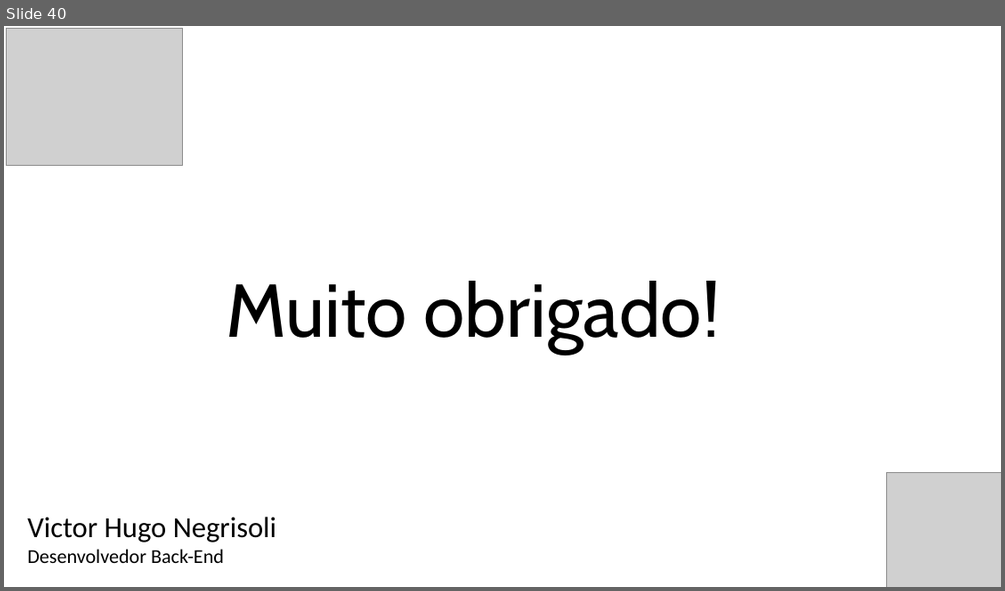
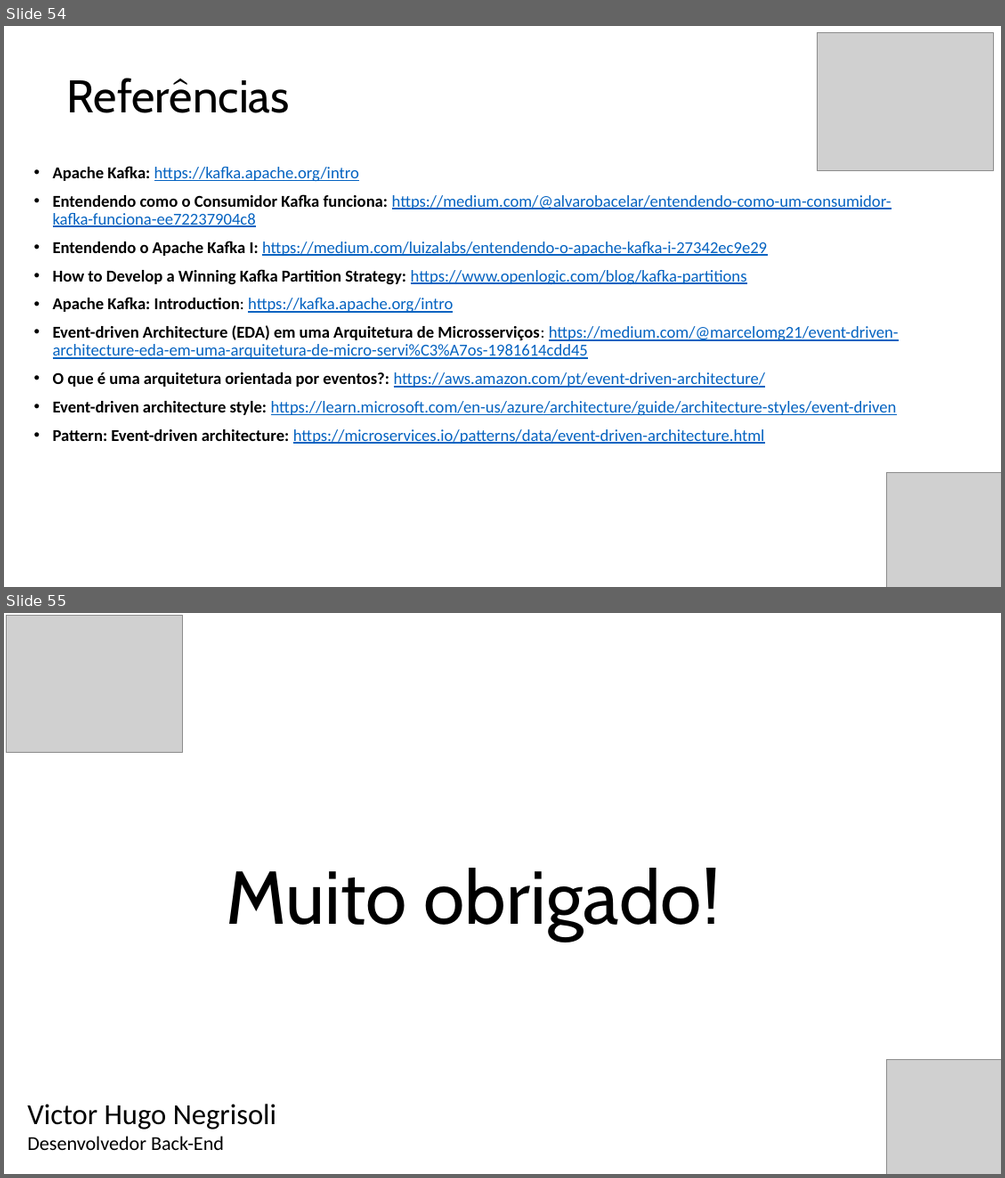
Before and after one commit to vhnegrisoli/curso-udemy-microsservicos-padrao-saga-orquestrado, a slide deck: Conteúdos/Apresentação - Saga.pptx. Shown one above the other, each under a label of ours: slide 40 before the commit, slides 54 and 55 after it. The pictures are 1005x591 and 1005x1178 pixels, drawn with LibreOffice and Linux fonts; fonts in the diff are those of the drawing; grey boxes stand for pictures. Boxes give left, top, right and bottom in pixels: in the first picture for what was removed or moved away, otherwise in the second. Text is boxed around its words. In the diff, an @@ line names an element or a change of style, - is before the commit and + after.

Commit message:
Adiciona conteúdos sobre Kafka nos slides

```diff
--- a/Conteúdos/Apresentação - Saga.pptx
+++ b/Conteúdos/Apresentação - Saga.pptx
@@ slide 54 added at <box>4,26,1001,587</box>, background #FFFFFF @@
@@ picture added at <box>817,33,994,170</box> @@
@@ text added at <box>67,78,290,113</box>, 44 pt, text #000000 @@
+Referências
@@ text added at <box>53,166,898,443</box>, 16 pt, text #0563C1, underline @@
+• Apache Kafka: https://kafka.apache.org/intro
+• Entendendo como o Consumidor Kafka funciona: https://medium.com/@alvarobacelar/entendendo-como-um-consumidor-kafka-funciona-ee72237904c8
+• Entendendo o Apache Kafka I: https://medium.com/luizalabs/entendendo-o-apache-kafka-i-27342ec9e29
+• How to Develop a Winning Kafka Partition Strategy: https://www.openlogic.com/blog/kafka-partitions
+• Apache Kafka: Introduction: https://kafka.apache.org/intro
+• Event-driven Architecture (EDA) em uma Arquitetura de Microsserviços: https://medium.com/@marcelomg21/event-driven-architecture-eda-em-uma-arquitetura-de-micro-servi%C3%A7os-1981614cdd45
+• O que é uma arquitetura orientada por eventos?: https://aws.amazon.com/pt/event-driven-architecture/
+• Event-driven architecture style: https://learn.microsoft.com/en-us/azure/architecture/guide/architecture-styles/event-driven
+• Pattern: Event-driven architecture: https://microservices.io/patterns/data/event-driven-architecture.html
@@ picture added at <box>886,473,1001,587</box> @@
@@ what was slide 40 is now slide 55 @@
```
Also in this commit, not shown: 2 slides changed, 15 other slides added, 1 slide removed.
